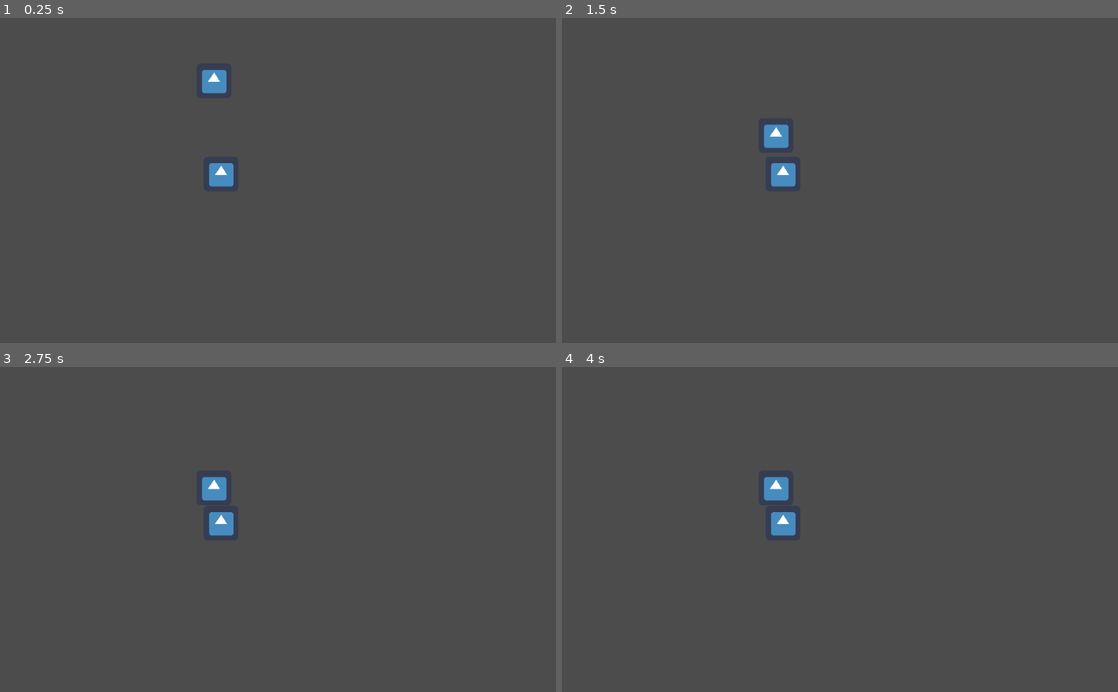
Above: before the commit, frames 1-4 (two rows, left to right).
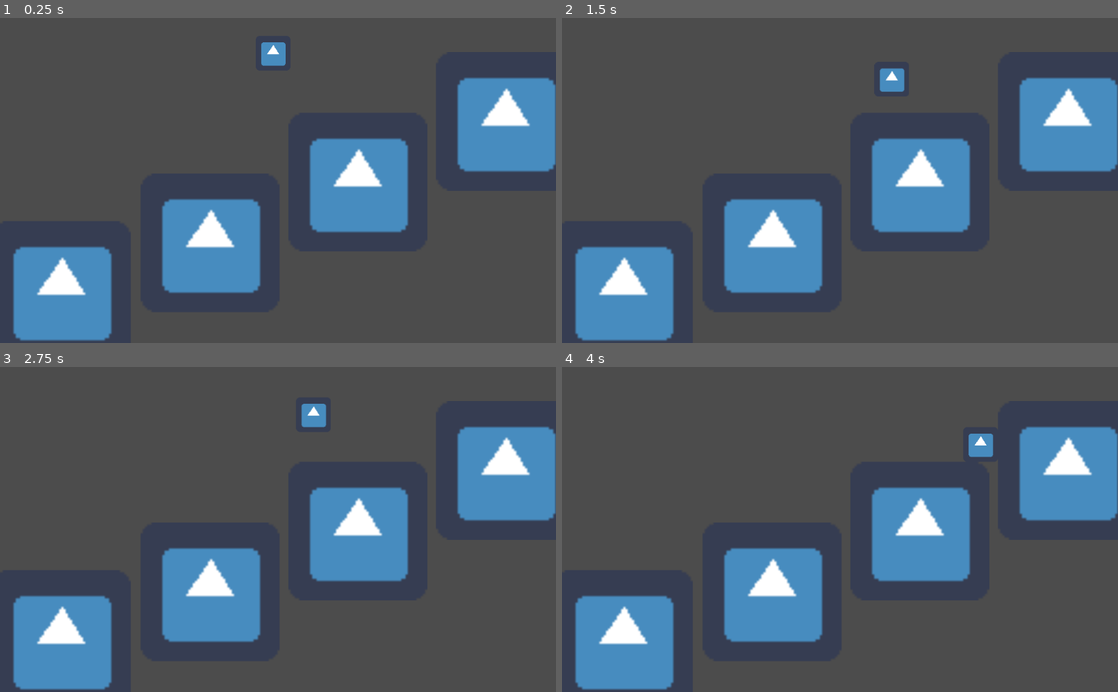
Above: after the commit, the same moments.

Repository: User7800/gamed_prjt2_feb23
Game: Godot game, scene res://MainScene.tscn
Same seed, same stepped clock (60 frames per second), same inputs: the game is played once before the commit and once after it. The project has no main scene, so this scene is started directly. The engine's default icon, where the game draws it, is replaced by a stand-in: a white triangle on a blue panel in a dark square.
Inputs:
- Up to frame 1 (0.25 s): no input
- Up to frame 2 (1.5 s): hold Right (ui_right) from 0.53 s (still down); tap Up (ui_up) at 0.6, 0.77, 1.07, 1.35 s
- Up to frame 3 (2.75 s): tap Up (ui_up) at 1.52, 1.82, 2.1 s; release Right (ui_right) at 2.03 s; hold Left (ui_left) from 2.03 s (still down)
- Up to frame 4 (4 s): release Left (ui_left) at 2.78 s; hold Right (ui_right) from 2.78 s (still down); tap Up (ui_up) at 2.85, 3.02, 3.32, 3.6, 3.77 s

The runs differ from the first frame. In frame 1, 21% of the frame differs, in the area x 2-100%, y 7-100%; in frame 2, 21%; in frame 3, 21%, in the area x 2-100%, y 11-100%; in frame 4, 21%.

Commit message:
Movement Demo
Tweaked some objects, added movement to player, added ASSETS folder, arranged main scene into a sort of movement demo.

Diff:
--- a/MainScene.tscn
+++ b/MainScene.tscn
@@ -1,37 +1,68 @@
 [gd_scene load_steps=4 format=2]
 
 [ext_resource path="res://icon.png" type="Texture" id=1]
+[ext_resource path="res://player.tscn" type="PackedScene" id=2]
 
 [sub_resource type="RectangleShape2D" id=1]
-extents = Vector2( 32.5, 32 )
-
-[sub_resource type="RectangleShape2D" id=2]
-extents = Vector2( 33, 32 )
+extents = Vector2( 31.625, 32 )
 
 [node name="MainScene" type="Node2D"]
 
-[node name="MovingThing" type="RigidBody2D" parent="."]
-position = Vector2( 394, 113 )
-__meta__ = {
-"_edit_group_": true
-}
-
-[node name="Sprite" type="Sprite" parent="MovingThing"]
-texture = ExtResource( 1 )
-
-[node name="CollisionShape2D" type="CollisionShape2D" parent="MovingThing"]
-position = Vector2( -0.5, 0 )
-shape = SubResource( 1 )
-
 [node name="StaticThing" type="StaticBody2D" parent="."]
-position = Vector2( 407, 288 )
+position = Vector2( 113, 503 )
+scale = Vector2( 4, 4 )
 __meta__ = {
 "_edit_group_": true
 }
 
 [node name="CollisionShape2D" type="CollisionShape2D" parent="StaticThing"]
-position = Vector2( 0, -1 )
-shape = SubResource( 2 )
+position = Vector2( -0.375, 0 )
+shape = SubResource( 1 )
 
 [node name="Sprite" type="Sprite" parent="StaticThing"]
 texture = ExtResource( 1 )
+
+[node name="StaticThing2" type="StaticBody2D" parent="."]
+position = Vector2( 387, 415 )
+scale = Vector2( 4, 4 )
+__meta__ = {
+"_edit_group_": true
+}
+
+[node name="CollisionShape2D" type="CollisionShape2D" parent="StaticThing2"]
+position = Vector2( -0.375, 0 )
+shape = SubResource( 1 )
+
+[node name="Sprite" type="Sprite" parent="StaticThing2"]
+texture = ExtResource( 1 )
+
+[node name="StaticThing3" type="StaticBody2D" parent="."]
+position = Vector2( 659, 303 )
+scale = Vector2( 4, 4 )
+__meta__ = {
+"_edit_group_": true
+}
+
+[node name="CollisionShape2D" type="CollisionShape2D" parent="StaticThing3"]
+position = Vector2( -0.375, 0 )
+shape = SubResource( 1 )
+
+[node name="Sprite" type="Sprite" parent="StaticThing3"]
+texture = ExtResource( 1 )
+
+[node name="StaticThing4" type="StaticBody2D" parent="."]
+position = Vector2( 931, 191 )
+scale = Vector2( 4, 4 )
+__meta__ = {
+"_edit_group_": true
+}
+
+[node name="CollisionShape2D" type="CollisionShape2D" parent="StaticThing4"]
+position = Vector2( -0.375, 0 )
+shape = SubResource( 1 )
+
+[node name="Sprite" type="Sprite" parent="StaticThing4"]
+texture = ExtResource( 1 )
+
+[node name="KinematicBody2D" parent="." instance=ExtResource( 2 )]
+position = Vector2( 503, 25 )
--- /dev/null
+++ b/player.gd
@@ -0,0 +1,23 @@
+extends KinematicBody2D
+
+var velocity = Vector2(0, 0)
+const SPEED = 200
+const JUMP = -600
+const GRAV = 20
+
+func _physics_process(delta):
+	if Input.is_action_pressed("ui_right"):
+		velocity.x = SPEED
+	if Input.is_action_pressed("ui_left"):
+		velocity.x = -SPEED
+
+	velocity.y = (velocity.y + GRAV)
+
+	if Input.is_action_just_pressed("ui_up") and is_on_floor():
+		velocity.y = JUMP
+
+	#print(velocity.y)
+
+	velocity = move_and_slide(velocity, Vector2.UP)
+
+	velocity.x = lerp(velocity.x, 0, 0.1)
--- /dev/null
+++ b/player.tscn
@@ -0,0 +1,19 @@
+[gd_scene load_steps=4 format=2]
+
+[ext_resource path="res://icon.png" type="Texture" id=1]
+[ext_resource path="res://player.gd" type="Script" id=2]
+
+[sub_resource type="CircleShape2D" id=1]
+radius = 32.0
+
+[node name="player" type="KinematicBody2D"]
+script = ExtResource( 2 )
+
+[node name="Sprite" type="Sprite" parent="."]
+texture = ExtResource( 1 )
+
+[node name="CollisionShape2D" type="CollisionShape2D" parent="."]
+shape = SubResource( 1 )
+__meta__ = {
+"_edit_group_": true
+}
--- a/project.godot
+++ b/project.godot
@@ -17,6 +17,23 @@
 
 common/drop_mouse_on_gui_input_disabled=true
 
+[input]
+
+ui_left={
+"deadzone": 0.5,
+"events": [ Object(InputEventKey,"resource_local_to_scene":false,"resource_name":"","device":0,"alt":false,"shift":false,"control":false,"meta":false,"command":false,"pressed":false,"scancode":16777231,"physical_scancode":0,"unicode":0,"echo":false,"script":null)
+, Object(InputEventJoypadButton,"resource_local_to_scene":false,"resource_name":"","device":0,"button_index":14,"pressure":0.0,"pressed":false,"script":null)
+, Object(InputEventKey,"resource_local_to_scene":false,"resource_name":"","device":0,"alt":false,"shift":false,"control":false,"meta":false,"command":false,"pressed":false,"scancode":0,"physical_scancode":65,"unicode":0,"echo":false,"script":null)
+ ]
+}
+ui_right={
+"deadzone": 0.5,
+"events": [ Object(InputEventKey,"resource_local_to_scene":false,"resource_name":"","device":0,"alt":false,"shift":false,"control":false,"meta":false,"command":false,"pressed":false,"scancode":16777233,"physical_scancode":0,"unicode":0,"echo":false,"script":null)
+, Object(InputEventJoypadButton,"resource_local_to_scene":false,"resource_name":"","device":0,"button_index":15,"pressure":0.0,"pressed":false,"script":null)
+, Object(InputEventKey,"resource_local_to_scene":false,"resource_name":"","device":0,"alt":false,"shift":false,"control":false,"meta":false,"command":false,"pressed":false,"scancode":0,"physical_scancode":68,"unicode":0,"echo":false,"script":null)
+ ]
+}
+
 [physics]
 
 common/enable_pause_aware_picking=true
Renamed: Heaven Level Background.jpg -> ASSETS/Heaven Level Background.jpg
Not shown, added: ASSETS/Heaven Level Background.jpg.import
